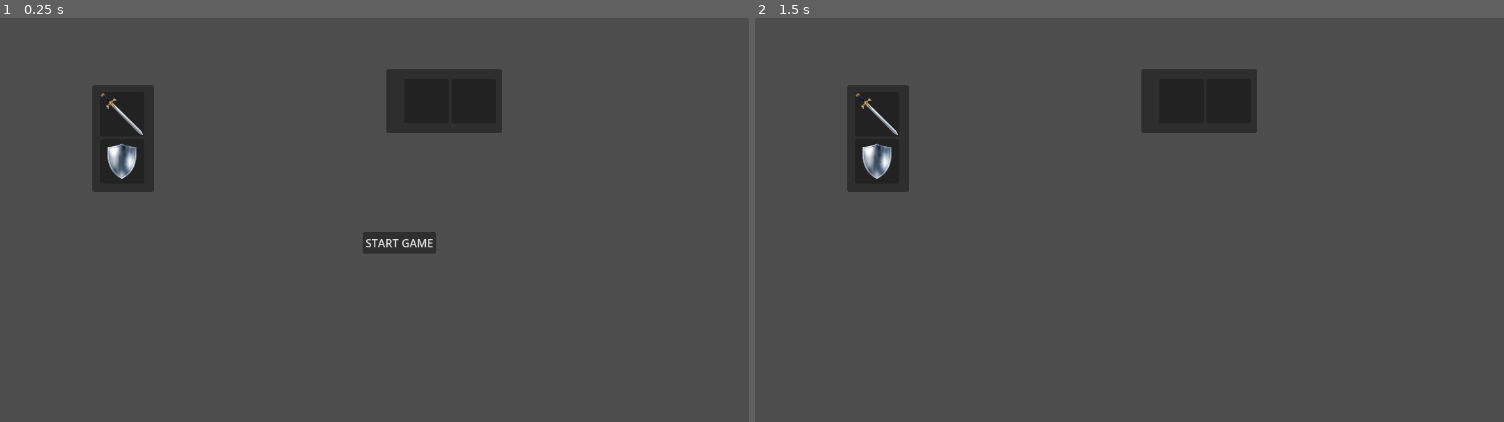
Above: before the commit, frames 1-2 (left to right).
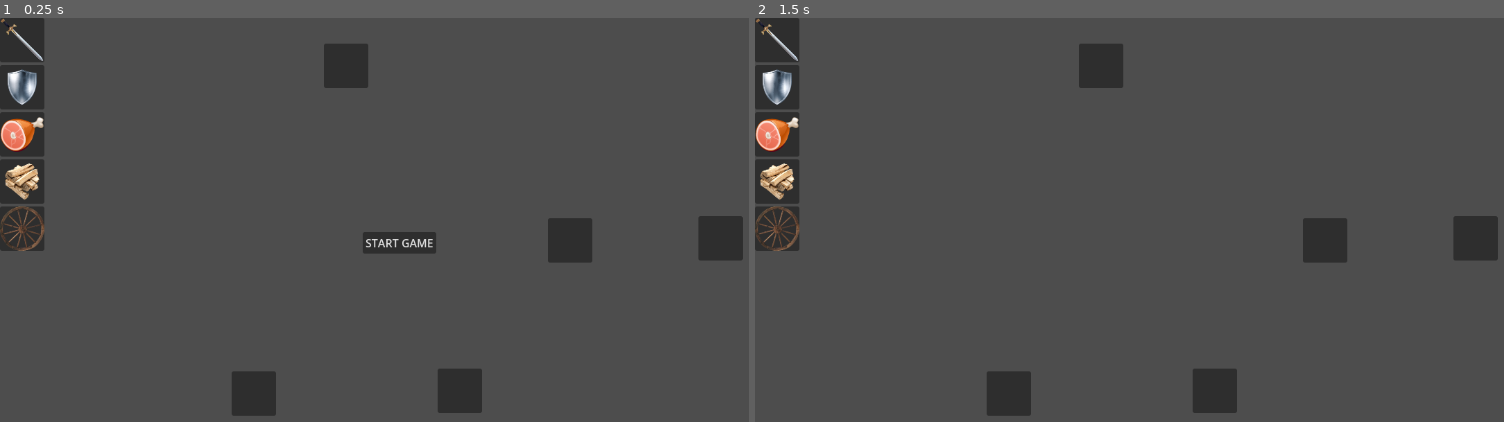
Above: after the commit, the same moments.

Repository: Sugo98/godot-77
Game: Godot game, scene res://game_logic/game_manager.tscn
Same seed, same stepped clock (60 frames per second), same inputs: the game is played once before the commit and once after it.
Inputs (mouse positions are in pixels of both pictures, inside the frame that each line leads up to):
- Up to frame 1 (0.25 s): no input
- Up to frame 2 (1.5 s): click "START GAME" at 0.5 s; tap Enter at 1.25 s; move the mouse to (1331, 220) at 1.27 s; click (1331, 220) at 1.42 s

The runs differ from the first frame. In frame 1, 11% of the frame differs, in the area x 0-100%, y 0-99%; in frame 2, 11%.

Commit message:
face_logic works

Diff:
--- a/DiceFace.gd
+++ b/DiceFace.gd
@@ -12,8 +12,26 @@
 	texture = data.texture
 	tooltip_text = "%s\n%s" % [data.name, data.description]
 
+func can_be_placed(slot : DiceSlot.Type):
+	match slot:
+		DiceSlot.Type.ENEMY:
+			return data.sword
+		DiceSlot.Type.FOOD:
+			return data.food
+		DiceSlot.Type.WOOD:
+			return data.wood
+		DiceSlot.Type.CARAVAN:
+			return (data.shield or data.wheel)
+		DiceSlot.Type.ROAD:
+			return data.wheel
+
+func _process(delta:float) -> void:
+	if not Input.is_mouse_button_pressed(MOUSE_BUTTON_LEFT):
+		modulate.a=1
+
 func _get_drag_data(at_position: Vector2):
 	set_drag_preview(make_drag_preview(at_position))
+	modulate.a = 0
 	return self
 
 func make_drag_preview(at_position: Vector2):
@@ -22,7 +40,8 @@
 	t.expand_mode = TextureRect.EXPAND_IGNORE_SIZE
 	t.stretch_mode = TextureRect.STRETCH_KEEP_ASPECT_CENTERED
 	t.custom_minimum_size = size
-	t.modulate.a = 0.5 # transparency
+	t.modulate.a = 1 # transparency
+	t.z_index = 1
 	t.position = Vector2(-at_position)
 
 	var c = Control.new()
--- a/DiceSlot.gd
+++ b/DiceSlot.gd
@@ -1,25 +1,18 @@
 class_name DiceSlot
 extends PanelContainer
 
-@export var type: FaceData.Type
+enum Type {HERO, ENEMY, FOOD, WOOD, CARAVAN, ROAD}
 
-func init(t: FaceData.Type, cms: Vector2i) -> void:
+@export var type: Type
+
+func init(t: Type, cms: Vector2i) -> void:
 	type = t
 	custom_minimum_size = cms
 
 func _can_drop_data(_at_position: Vector2, data: Variant):
-	if data is DiceFace:
-		if type == FaceData.Type.ANY:
-			if get_child_count() == 0:
-				return true
-			else :
-				if type == data.get_parent().type:
-					return true
-				return get_child(0).data.type == data.data.type
-		else:
-			return data.data.type == type
-	else:
-		false
+	if data is not DiceFace:
+		return false
+	return data.can_be_placed(type)
 
 func _drop_data(_at_position: Vector2, data: Variant):
 	if get_child_count() > 0:
--- /dev/null
+++ b/dice.gd
@@ -0,0 +1,16 @@
+class_name Dice extends Node2D
+
+var faces : Array[DiceFace2]
+
+# Called when the node enters the scene tree for the first time.
+func _ready() -> void:
+	faces.resize(6)
+	for i in range(6):
+		var new_face = DiceFace.new()
+		new_face.init( load("res://dice_faces/shield.tres") )
+		faces[i] = new_face
+	add_child(faces[0])
+
+# Called every frame. 'delta' is the elapsed time since the previous frame.
+func _process(delta: float) -> void:
+	pass
--- /dev/null
+++ b/dice.tscn
@@ -0,0 +1,7 @@
+[gd_scene load_steps=2 format=3 uid="uid://e3w2l0sl2g7m"]
+
+[ext_resource type="Script" path="res://dice.gd" id="1_5jc4y"]
+
+[node name="Dice" type="Node2D"]
+position = Vector2(379, 248)
+script = ExtResource("1_5jc4y")
--- a/dice_faces/face_data.gd
+++ b/dice_faces/face_data.gd
@@ -1,9 +1,14 @@
-class_name FaceData
-extends Resource
+class_name FaceData extends Resource
 
-enum Type {ANY, SWORD, SHIELD}
-
-@export var type: Type
 @export var name: String
 @export_multiline var description: String
 @export var texture: Texture2D
+
+@export var character_class : Global.CharacterClass
+
+@export_category("Basic Values")
+@export var sword : int
+@export var shield : int
+@export var food : int
+@export var wood : int
+@export var wheel : int
--- /dev/null
+++ b/dice_faces/food.tres
@@ -0,0 +1,17 @@
+[gd_resource type="Resource" script_class="FaceData" load_steps=3 format=3 uid="uid://lwygecyvymak"]
+
+[ext_resource type="Script" path="res://dice_faces/face_data.gd" id="1_m27fq"]
+[ext_resource type="Texture2D" uid="uid://cm2e8eatgk5dw" path="res://assets/food.png" id="2_un45i"]
+
+[resource]
+script = ExtResource("1_m27fq")
+name = "food1"
+type = 0
+description = ""
+texture = ExtResource("2_un45i")
+character_class = 0
+sword = 0
+shield = 0
+food = 1
+wood = 0
+wheel = 0
--- a/dice_faces/shield.tres
+++ b/dice_faces/shield.tres
@@ -5,7 +5,12 @@
 
 [resource]
 script = ExtResource("1_h6r7e")
-type = 2
 name = "shield 1"
 description = "Protects from 1 damage"
 texture = ExtResource("2_e4uhs")
+character_class = 0
+sword = 0
+shield = 1
+food = 0
+wood = 0
+wheel = 0
--- a/dice_faces/sword.tres
+++ b/dice_faces/sword.tres
@@ -5,7 +5,12 @@
 
 [resource]
 script = ExtResource("1_kgj4m")
-type = 1
 name = "sword 1"
 description = "Deals 1 damage"
 texture = ExtResource("2_ptka7")
+character_class = 0
+sword = 1
+shield = 0
+food = 0
+wood = 0
+wheel = 0
--- /dev/null
+++ b/dice_faces/wheel.tres
@@ -0,0 +1,17 @@
+[gd_resource type="Resource" script_class="FaceData" load_steps=3 format=3 uid="uid://ba1460x2hqnym"]
+
+[ext_resource type="Script" path="res://dice_faces/face_data.gd" id="1_vkryp"]
+[ext_resource type="Texture2D" uid="uid://0rm36mk3ibqa" path="res://assets/wheel.png" id="2_js376"]
+
+[resource]
+script = ExtResource("1_vkryp")
+name = "wheel1"
+type = 0
+description = ""
+texture = ExtResource("2_js376")
+character_class = 0
+sword = 0
+shield = 0
+food = 0
+wood = 0
+wheel = 1
--- /dev/null
+++ b/dice_faces/wood.tres
@@ -0,0 +1,17 @@
+[gd_resource type="Resource" script_class="FaceData" load_steps=3 format=3 uid="uid://cum5nexpjpays"]
+
+[ext_resource type="Script" path="res://dice_faces/face_data.gd" id="1_x7gff"]
+[ext_resource type="Texture2D" uid="uid://dlkr8qcjtufl6" path="res://assets/wood.png" id="2_o34hm"]
+
+[resource]
+script = ExtResource("1_x7gff")
+name = "sword 1"
+type = 0
+description = "Deals 1 damage"
+texture = ExtResource("2_o34hm")
+character_class = 0
+sword = 0
+shield = 0
+food = 0
+wood = 1
+wheel = 0
--- a/game_logic/game_manager.tscn
+++ b/game_logic/game_manager.tscn
@@ -3,44 +3,60 @@
 [ext_resource type="Script" path="res://game_logic/game_manager.gd" id="1_176oy"]
 [ext_resource type="PackedScene" uid="uid://c5mfo6eaopvch" path="res://game_logic/main_menu.tscn" id="2_he43h"]
 [ext_resource type="Script" path="res://game_logic/gui_warrior_test.gd" id="3_h3vbm"]
-[ext_resource type="Script" path="res://game_logic/gui_enemy_test.gd" id="4_jbi0l"]
+[ext_resource type="Script" path="res://DiceSlot.gd" id="5_pfd34"]
 
 [node name="GameManager" type="Node"]
 script = ExtResource("1_176oy")
 main_menu_scene = ExtResource("2_he43h")
 
 [node name="GUI Characters" type="CanvasLayer" parent="."]
+
+[node name="Enemy" type="PanelContainer" parent="GUI Characters"]
+custom_minimum_size = Vector2(64, 64)
+offset_left = 467.0
+offset_top = 37.0
+offset_right = 531.0
+offset_bottom = 101.0
+script = ExtResource("5_pfd34")
+type = 1
+
+[node name="Wood" type="PanelContainer" parent="GUI Characters"]
+custom_minimum_size = Vector2(64, 64)
+offset_left = 334.0
+offset_top = 510.0
+offset_right = 398.0
+offset_bottom = 574.0
+script = ExtResource("5_pfd34")
+type = 3
+
+[node name="Food" type="PanelContainer" parent="GUI Characters"]
+custom_minimum_size = Vector2(64, 64)
+offset_left = 631.0
+offset_top = 506.0
+offset_right = 695.0
+offset_bottom = 570.0
+script = ExtResource("5_pfd34")
+type = 2
+
+[node name="Road" type="PanelContainer" parent="GUI Characters"]
+custom_minimum_size = Vector2(64, 64)
+offset_left = 1007.0
+offset_top = 286.0
+offset_right = 1071.0
+offset_bottom = 350.0
+script = ExtResource("5_pfd34")
+type = 5
+
+[node name="Caravan" type="PanelContainer" parent="GUI Characters"]
+custom_minimum_size = Vector2(64, 64)
+offset_left = 790.0
+offset_top = 289.0
+offset_right = 854.0
+offset_bottom = 353.0
+script = ExtResource("5_pfd34")
+type = 4
+
+[node name="GridContainer" type="GridContainer" parent="GUI Characters"]
+offset_right = 40.0
+offset_bottom = 40.0
 script = ExtResource("3_h3vbm")
-
-[node name="Warrior" type="Panel" parent="GUI Characters"]
-offset_left = 133.0
-offset_top = 97.0
-offset_right = 222.0
-offset_bottom = 251.0
-
-[node name="WarriorDices" type="GridContainer" parent="GUI Characters"]
-unique_name_in_owner = true
-offset_left = 144.0
-offset_top = 107.0
-offset_right = 217.0
-offset_bottom = 241.0
-
-[node name="GUI Enemy" type="CanvasLayer" parent="."]
-script = ExtResource("4_jbi0l")
-
-[node name="Enemy" type="Panel" parent="GUI Enemy"]
-anchors_preset = -1
-anchor_right = 0.017
-anchor_bottom = 0.031
-offset_left = 557.0
-offset_top = 74.0
-offset_right = 704.416
-offset_bottom = 145.912
-
-[node name="EnemySlots" type="GridContainer" parent="GUI Enemy"]
-unique_name_in_owner = true
-offset_left = 583.0
-offset_top = 88.0
-offset_right = 697.0
-offset_bottom = 149.0
-columns = 2
--- /dev/null
+++ b/game_logic/global_script.gd
@@ -0,0 +1,3 @@
+extends Node
+
+enum CharacterClass{Any,Fighter,Wizard,Ranger,MasterMind}
--- a/game_logic/gui_warrior_test.gd
+++ b/game_logic/gui_warrior_test.gd
@@ -1,18 +1,21 @@
-extends CanvasLayer
+extends GridContainer
 
-var dice_slots = 2
+var dice_slots = 5
 var faces_loaded = [
 	"res://dice_faces/sword.tres",
-	"res://dice_faces/shield.tres"
+	"res://dice_faces/shield.tres",
+	"res://dice_faces/food.tres",
+	"res://dice_faces/wood.tres",
+	"res://dice_faces/wheel.tres"
 ]
 
 func _ready():
 	for i in dice_slots:
 		var slot = DiceSlot.new()
-		slot.init(FaceData.Type.ANY, Vector2i(64, 64))
-		%WarriorDices.add_child(slot)
+		slot.init(DiceSlot.Type.HERO, Vector2i(64, 64))
+		add_child(slot)
 
 	for i in faces_loaded.size():
 		var face = DiceFace.new()
 		face.init(load(faces_loaded[i]))
-		%WarriorDices.get_child(i).add_child(face)
+		get_child(i).add_child(face)
--- a/project.godot
+++ b/project.godot
@@ -14,3 +14,7 @@
 run/main_scene="res://game_logic/game_manager.tscn"
 config/features=PackedStringArray("4.3", "Forward Plus")
 config/icon="res://icon.svg"
+
+[autoload]
+
+Global="*res://game_logic/global_script.gd"
Binary file added: assets/food.png
Not shown, added: assets/food.png.import
Binary file added: assets/wheel.png
Not shown, added: assets/wheel.png.import
Binary file added: assets/wood.png
Not shown, added: assets/wood.png.import
